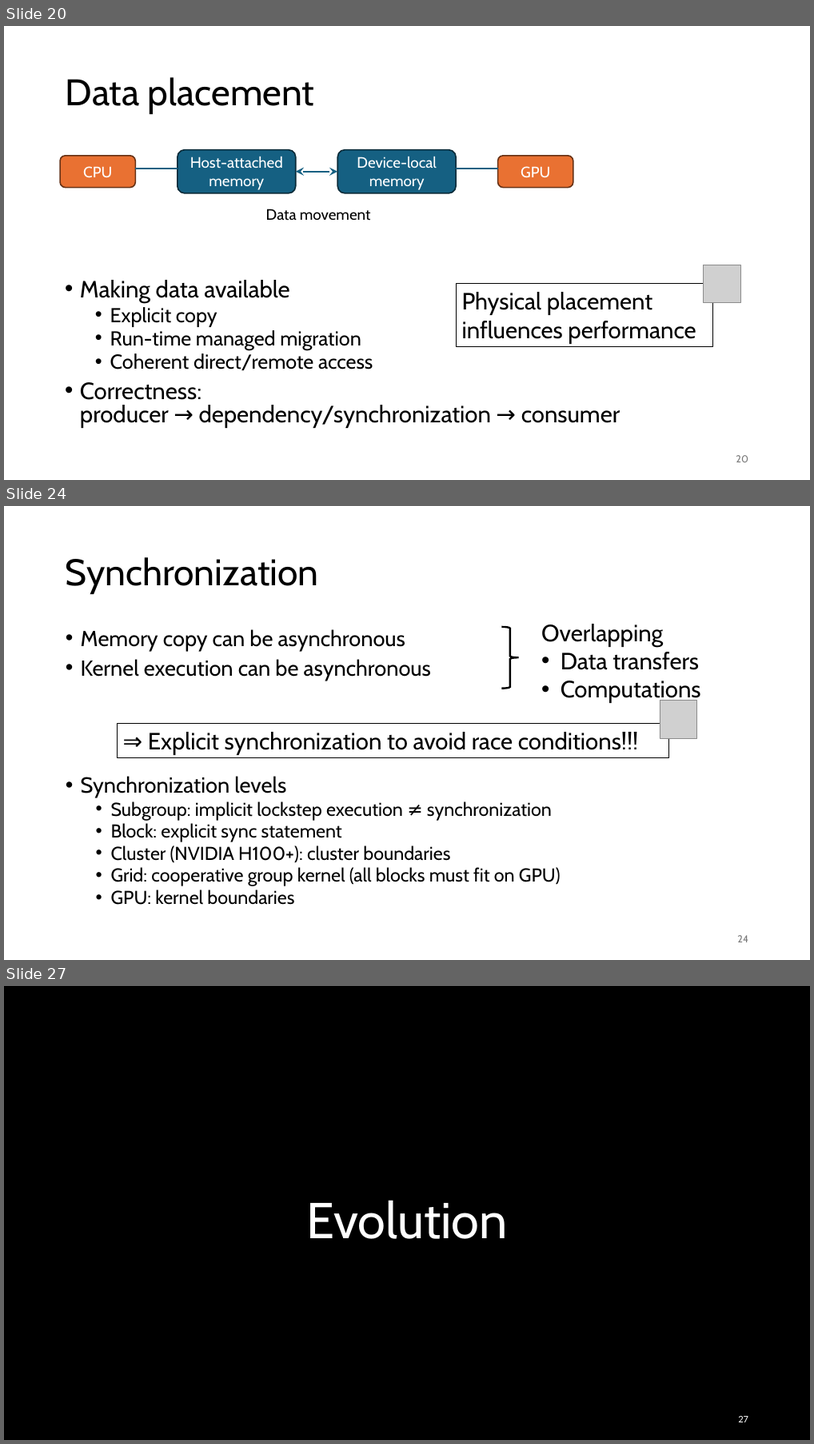
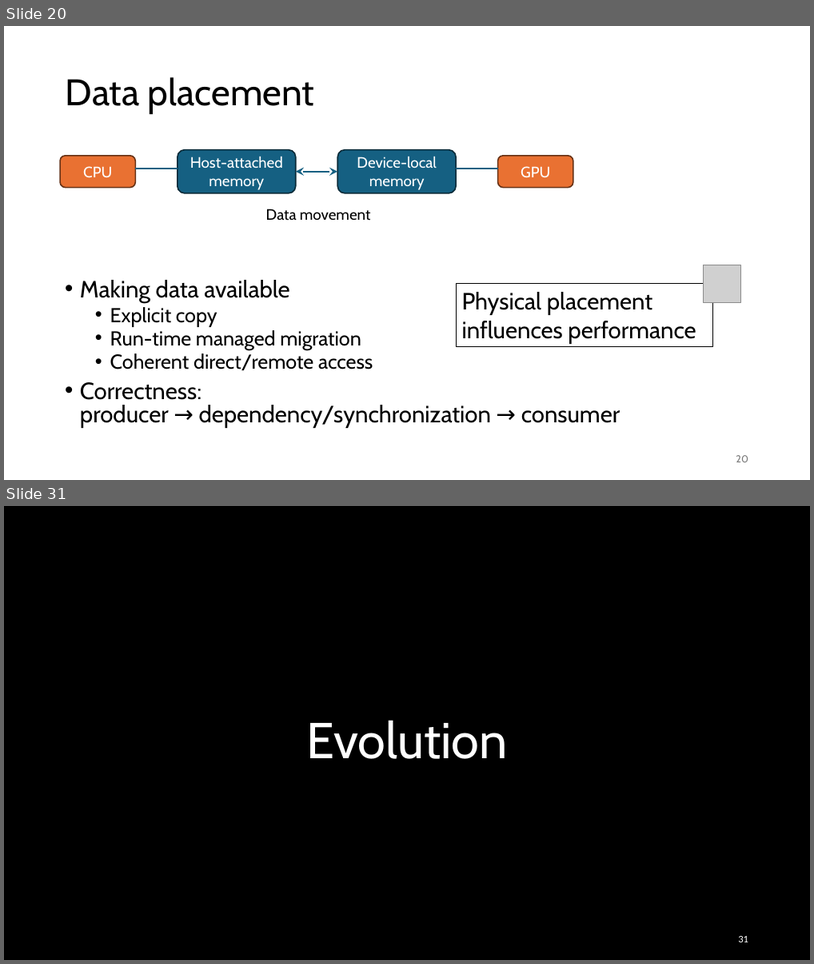
Before and after one commit to gjbex/GPU-programming, a slide deck: gpu_programming.pptx. Shown one above the other, each under a label of ours: slides 20, 24 and 27 before the commit, slides 20 and 31 after it; the slides between them are not shown. The pictures are 814x1444 and 814x964 pixels, drawn with LibreOffice and Linux fonts; fonts in the diff are those of the drawing; grey boxes stand for pictures; background and template pictures are left out. Boxes give left, top, right and bottom in pixels: in the first picture for what was removed or moved away, otherwise in the second. Text is boxed around its words. In the diff, an @@ line names an element or a change of style, - is before the commit and + after.

```diff
--- a/gpu_programming.pptx
+++ b/gpu_programming.pptx
@@ slide 24 removed at <box>4,506,810,960</box>, background #FFFFFF @@
@@ title removed at <box>66,557,319,594</box> @@
-Synchronization
@@ text removed at <box>542,624,702,703</box> @@
-Overlapping
-• Data transfers
-• Computations
@@ text removed at <box>81,629,561,904</box> @@
-• Memory copy can be asynchronous
-• Kernel execution can be asynchronous
-• Synchronization levels
-  • Subgroup: implicit lockstep execution ≠ synchronization
-  • Block: explicit sync statement
-  • Cluster (NVIDIA H100+): cluster boundaries
-  • Grid: cooperative group kernel (all blocks must fit on GPU)
-  • GPU: kernel boundaries
@@ right brace removed at <box>502,627,519,688</box> @@
@@ picture removed at <box>660,700,698,738</box> @@
@@ rectangle removed at <box>117,723,670,758</box> @@
-⇒ Explicit synchronization to avoid race conditions!!!
@@ page number removed at <box>738,935,749,942</box> @@
-24
@@ what was slide 27 is now slide 31 @@
@@ page number at <box>738,936,749,942</box>: text changed @@
-27
+31
```
Also in this commit, not shown: 11 slides changed, 5 slides added, 5 other slides removed.
